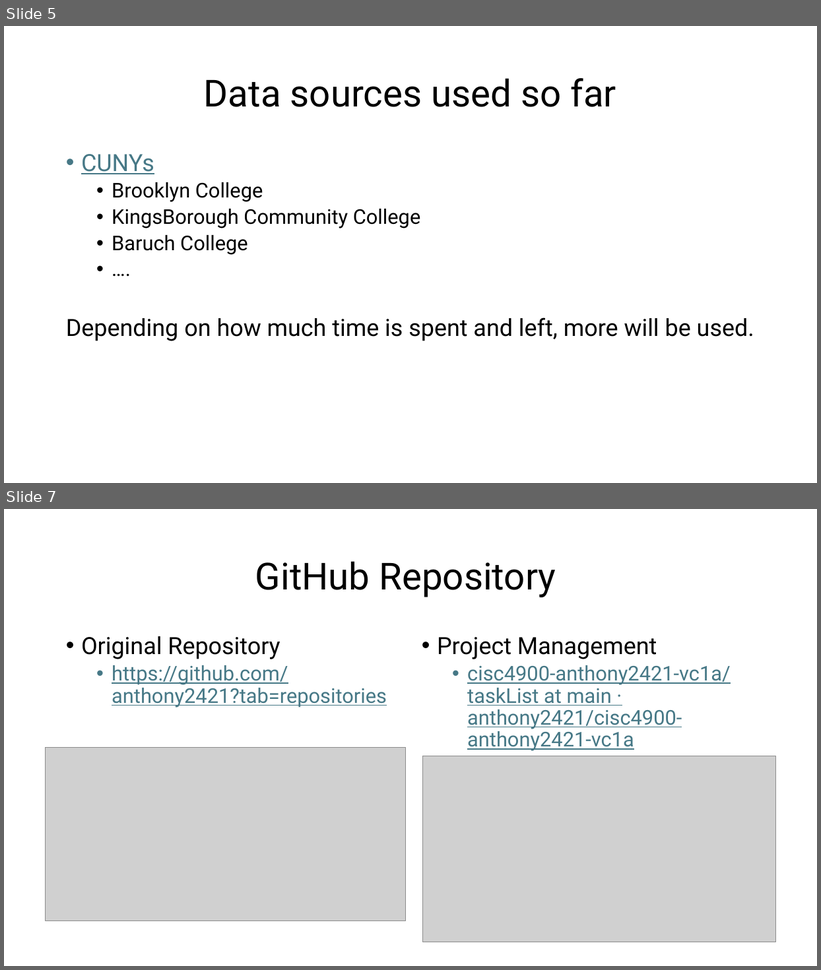
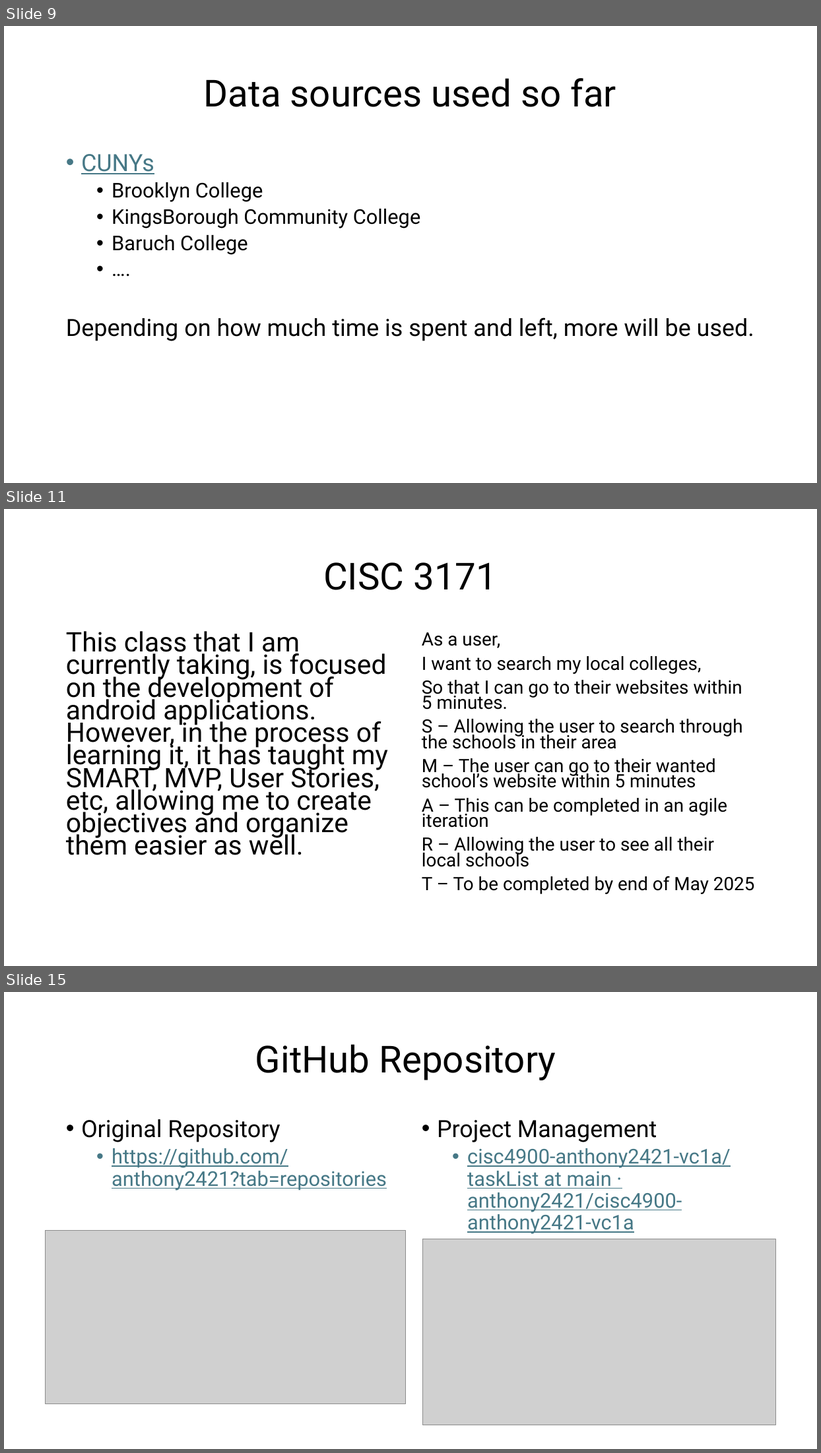
Before and after one commit to anthony2421/cisc4900-anthony2421-vc1a, a slide deck: Progress documentations/CISC 4900 - Diagram.pptx. Shown one above the other, each under a label of ours: slides 5 and 7 before the commit, slides 9, 11 and 15 after it; the slides between them are not shown. The pictures are 821x970 and 821x1453 pixels, drawn with LibreOffice and Linux fonts; fonts in the diff are those of the drawing; grey boxes stand for pictures. Boxes give left, top, right and bottom in pixels: in the first picture for what was removed or moved away, otherwise in the second. Text is boxed around its words. In the diff, an @@ line names an element or a change of style, - is before the commit and + after.

```diff
--- a/Progress documentations/CISC 4900 - Diagram.pptx
+++ b/Progress documentations/CISC 4900 - Diagram.pptx
@@ slide 11 added at [4, 509, 817, 966], background #FFFFFF @@
@@ title added at [323, 562, 497, 590], 44 pt, text #000000 @@
+CISC 3171
@@ text added at [66, 631, 388, 855], 31.8 pt, text #000000 @@
+This class that I am currently taking, is focused on the development of android applications. However, in the process of learning it, it has taught my SMART, MVP, User Stories, etc, allowing me to create objectives and organize them easier as well.
@@ text added at [422, 632, 755, 894], 21.7 pt, text #000000 @@
+As a user,
+I want to search my local colleges,
+So that I can go to their websites within 5 minutes.
+S – Allowing the user to search through the schools in their area
+M – The user can go to their wanted school’s website within 5 minutes
+A – This can be completed in an agile iteration
+R – Allowing the user to see all their local schools
+T – To be completed by end of May 2025
@@ what was slide 5 is now slide 9 @@
@@ what was slide 7 is now slide 15 @@
```
Also in this commit, not shown: 3 slides changed, 6 other slides added.
